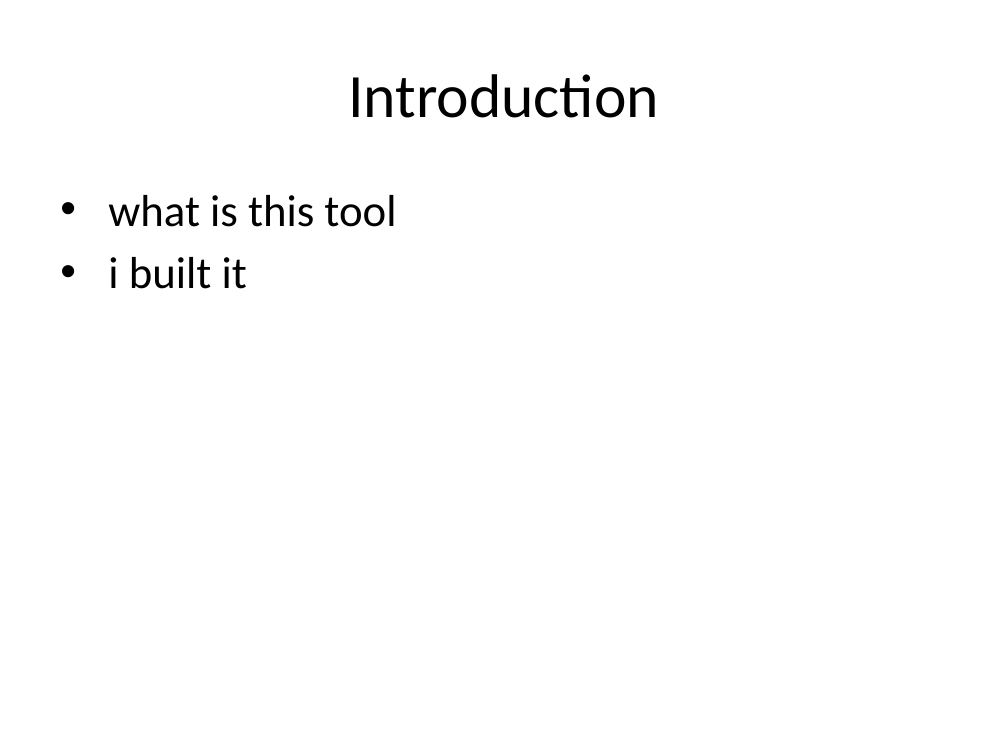
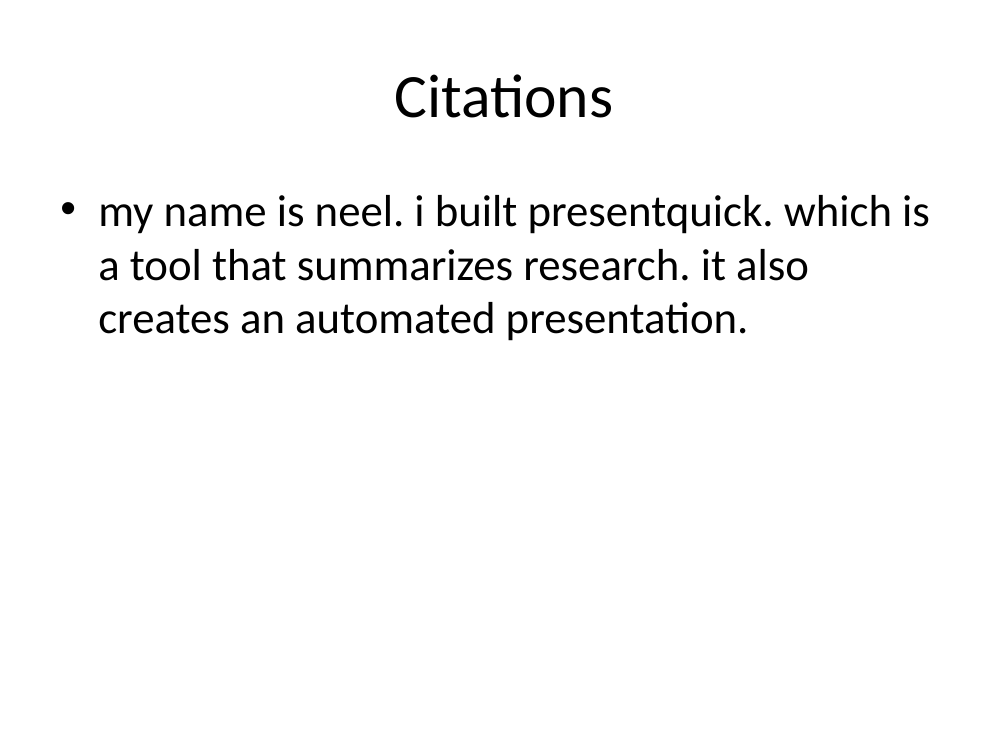
Before and after one commit to neeltron/PresentQuick, a slide deck: slide 9 of slide1.pptx (slide 3 before the commit). Drawn at 1008x756 pixels with LibreOffice and Linux fonts; fonts in the diff are those of the drawing. Boxes give left, top, right and bottom in pixels: in the first picture for what was removed or moved away, otherwise in the second. Text is boxed around its words. In the diff, an @@ line names an element or a change of style, - is before the commit and + after.

```diff
--- a/slide1.pptx
+++ b/slide1.pptx
@@ title at (x1=394, y1=74, x2=613, y2=118): text changed @@
-Introduction
+Citations
@@ text at (x1=98, y1=195, x2=930, y2=341): text changed @@
-• what is this tool
-• i built it
+• my name is neel. i built presentquick. which is a tool that summarizes research. it also creates an automated presentation.
```
Also in this commit, not shown: 2 other slides changed, 7 slides added, 1 other file.
